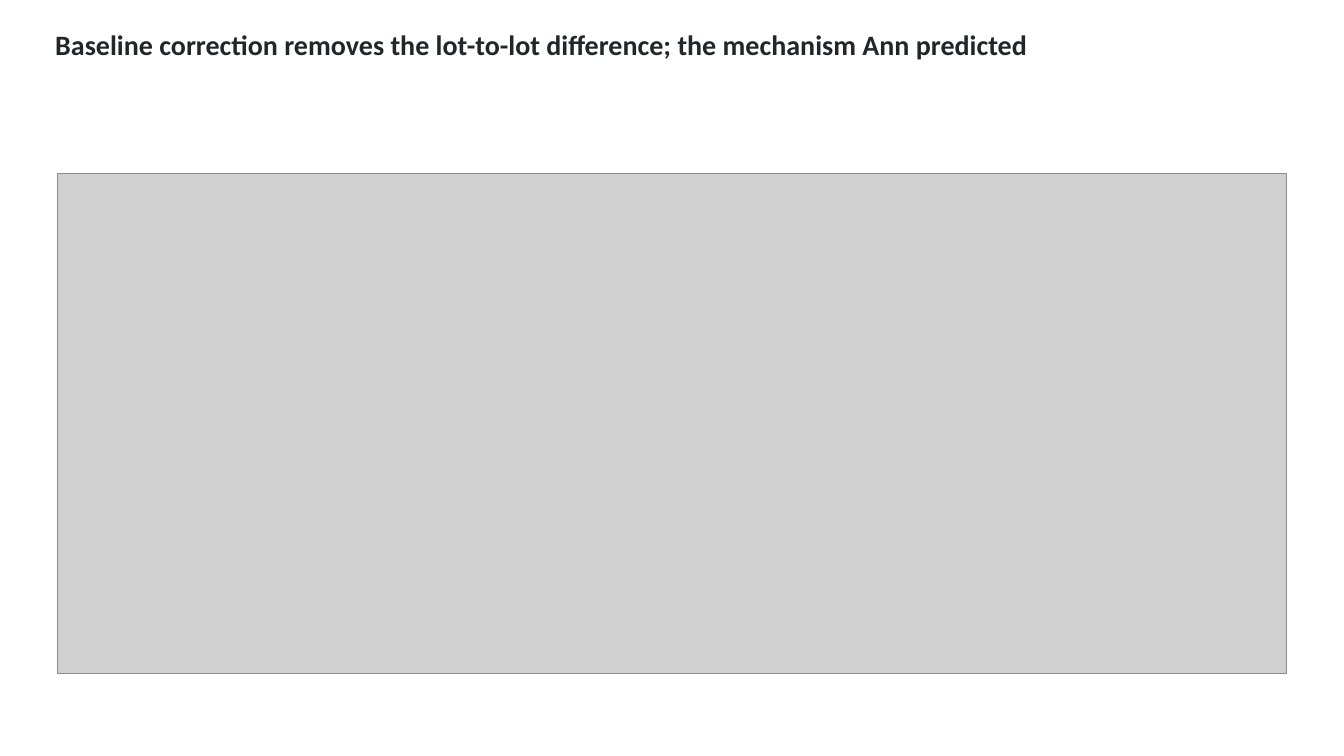
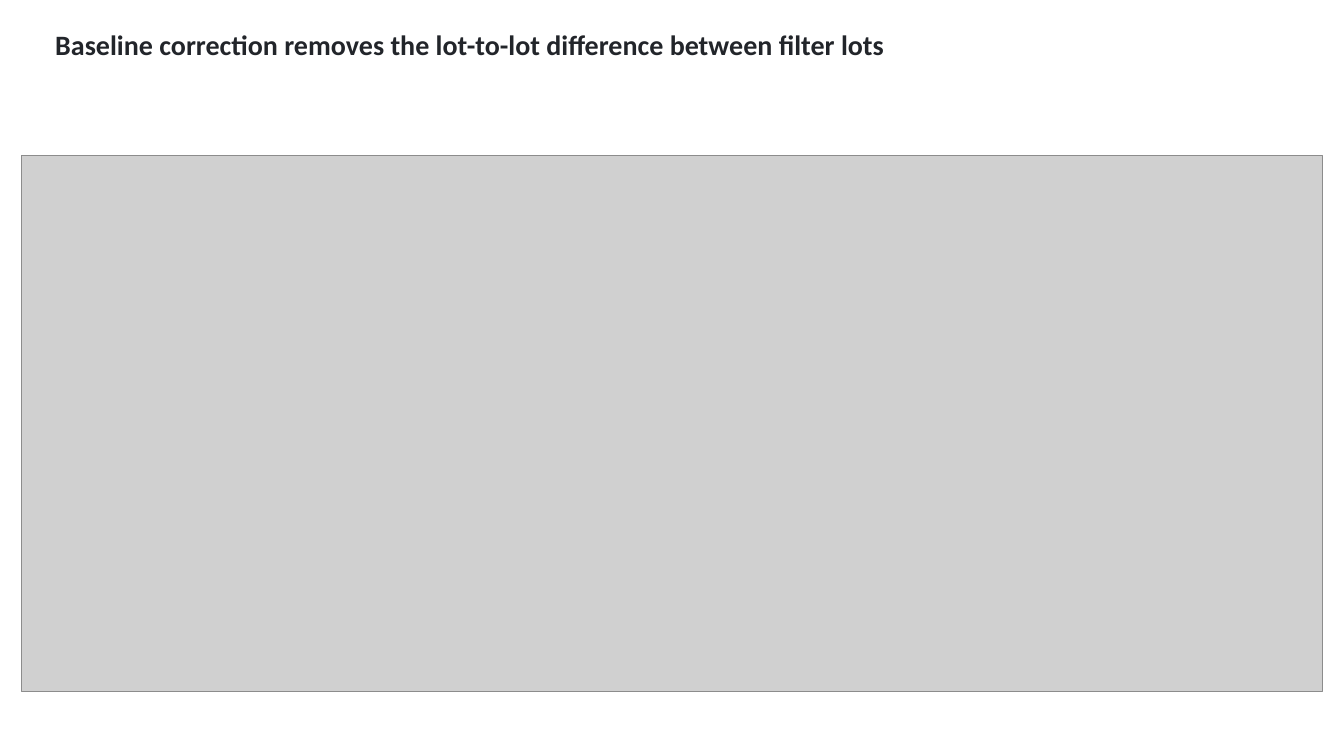
Before and after one commit to ahzs645/aethmodular, a slide deck: slide 15 of deliverables/ftir_group_2026-08-27/ftir_group_2026-08-27.pptx. Drawn at 1344x756 pixels with LibreOffice and Linux fonts; fonts in the diff are those of the drawing; grey boxes stand for pictures. Boxes give left, top, right and bottom in pixels: in the first picture for what was removed or moved away, otherwise in the second. Text is boxed around its words. In the diff, an @@ line names an element or a change of style, - is before the commit and + after.

```diff
--- a/deliverables/ftir_group_2026-08-27/ftir_group_2026-08-27.pptx
+++ b/deliverables/ftir_group_2026-08-27/ftir_group_2026-08-27.pptx
@@ text at <box>55,35,884,56</box>: text changed @@
-Baseline correction removes the lot-to-lot difference; the mechanism Ann predicted
+Baseline correction removes the lot-to-lot difference between filter lots
@@ picture: place and size @@
-picture at <box>57,173,1288,673</box>
+picture at <box>22,155,1323,691</box>
```
Also in this commit, not shown: 16 other slides changed, 1 slide added, 1 slide removed, 4 other files.
